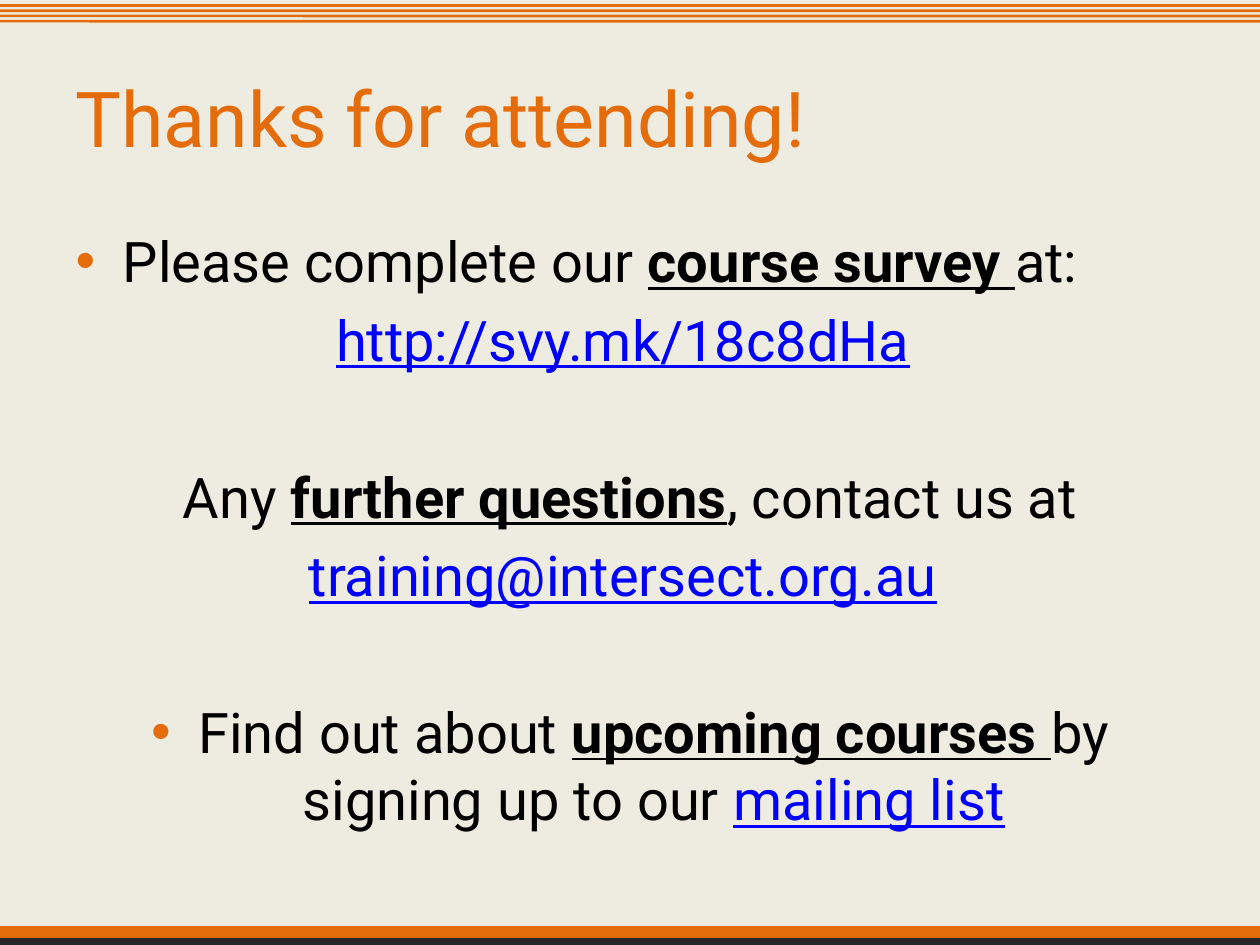
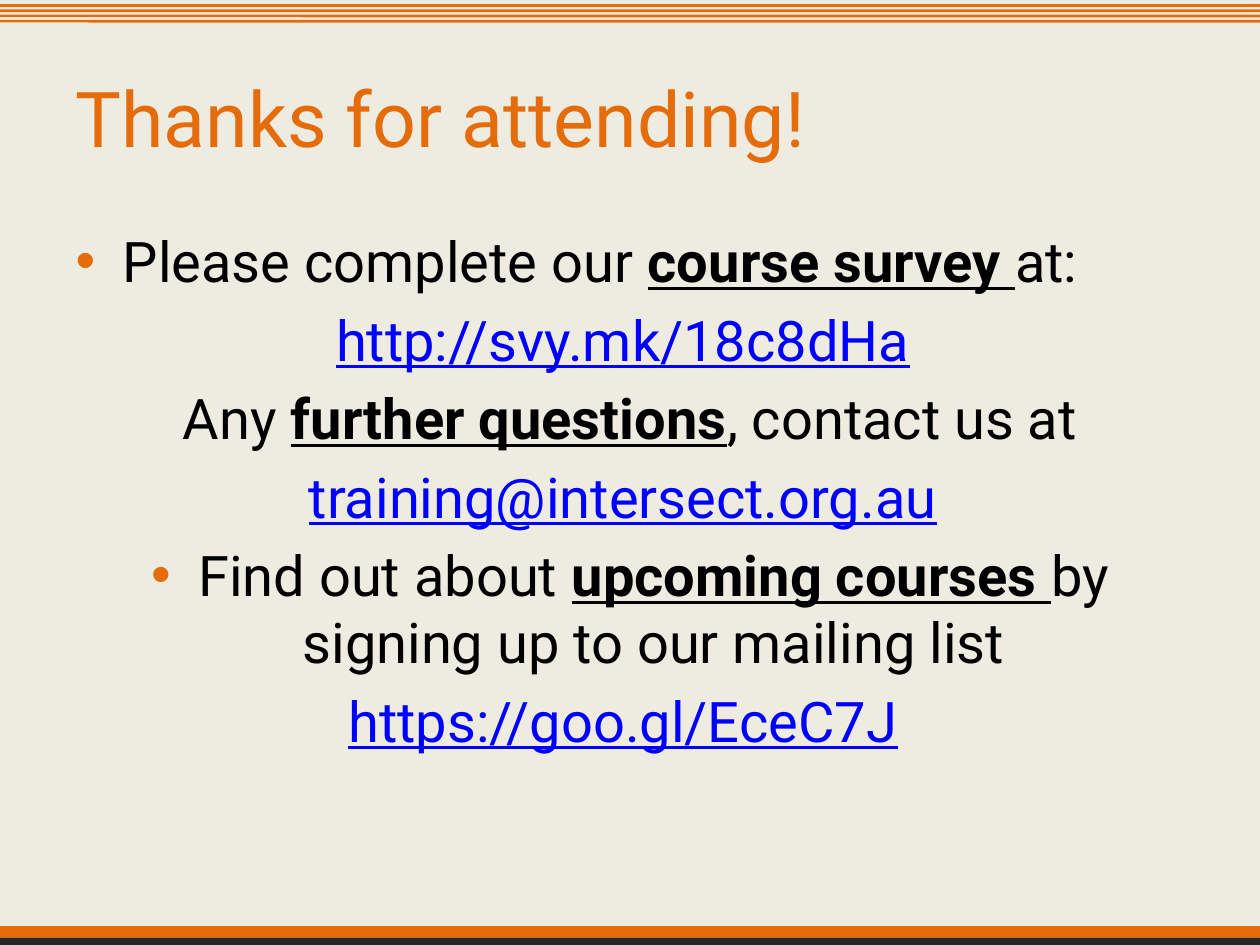
Before and after one commit to IntersectAustralia/TrainingMaterials, a slide deck: slide 9 of or/Slides.pptx. Drawn at 1260x945 pixels with LibreOffice and Linux fonts; fonts in the diff are those of the drawing; background and template pictures are left out. Boxes give left, top, right and bottom in pixels: in the first picture for what was removed or moved away, otherwise in the second. Text is boxed around its words. In the diff, an @@ line names an element or a change of style, - is before the commit and + after.

```diff
--- a/or/Slides.pptx
+++ b/or/Slides.pptx
@@ text at [198, 554, 1109, 675]: text colour #0000FF to #000000, underline off in "mailing list" @@
@@ text at [348, 700, 897, 754]: paragraph added @@
+https://goo.gl/EceC7J
```
Also in this commit, not shown: 1 other slide changed, 1 other file.
